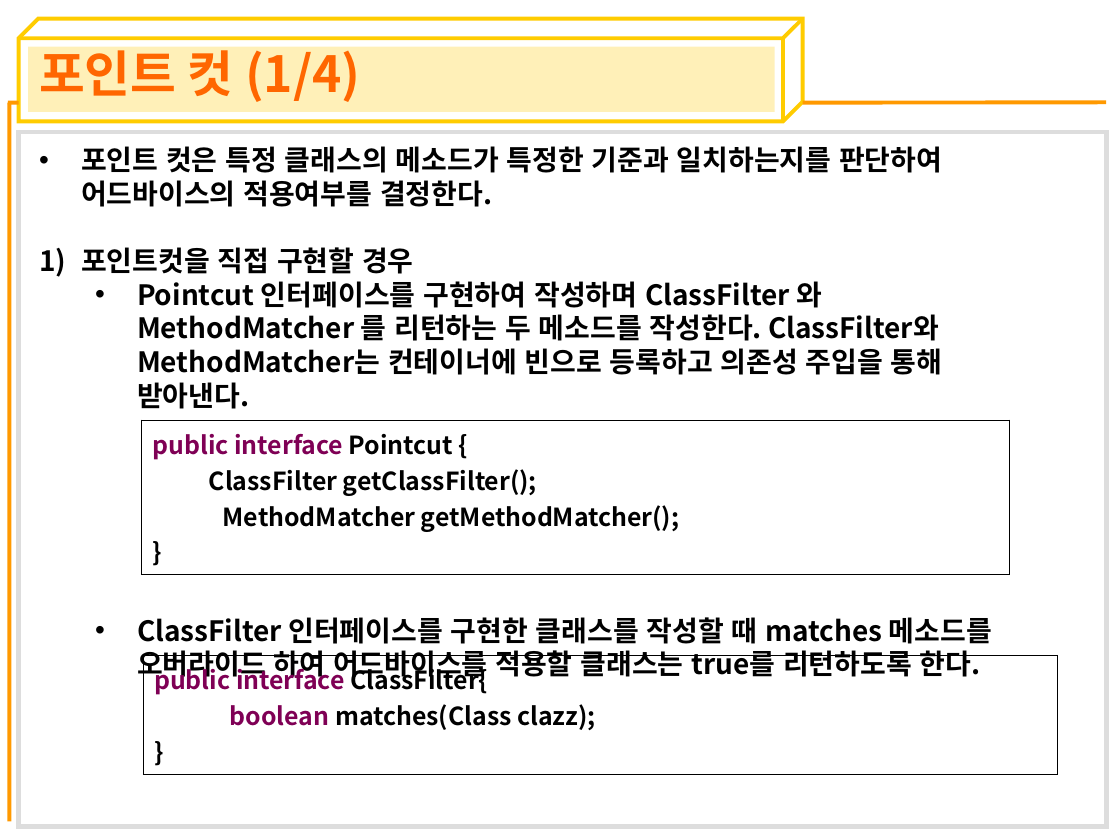
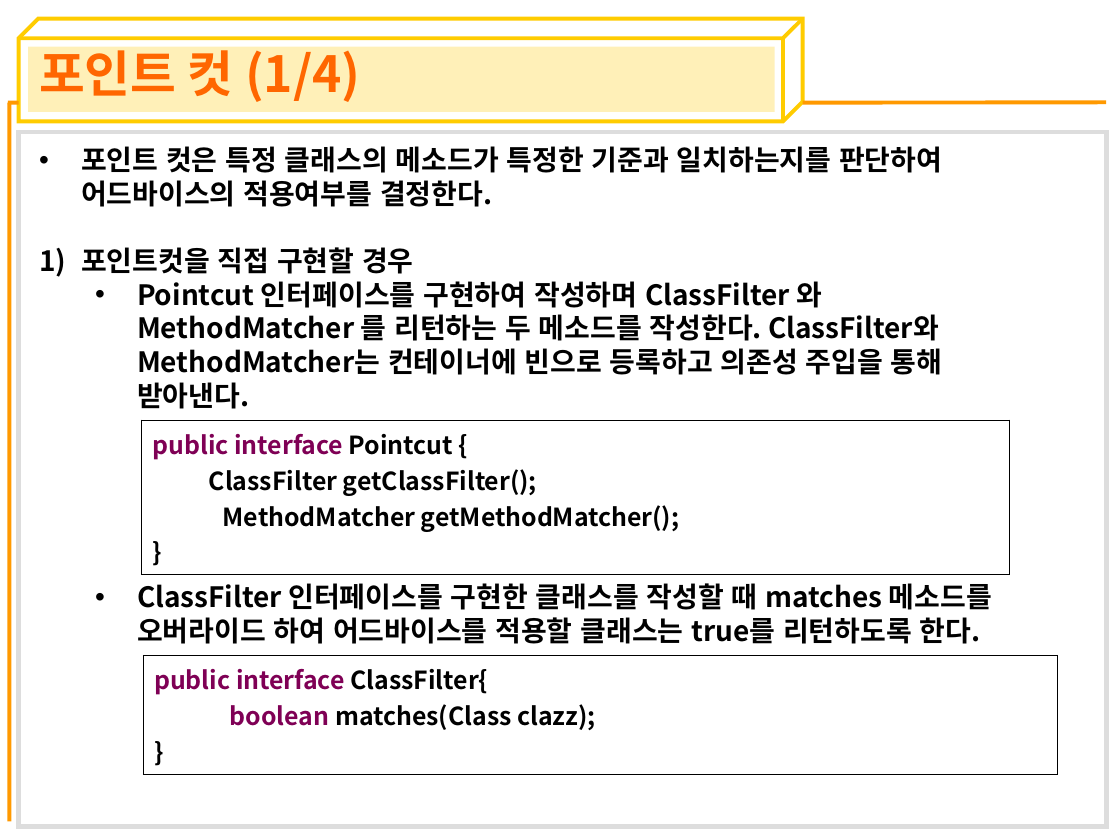
Before and after one commit to crazyjin7/sds-java-framework, a slide deck: slide 12 of FrameworkWeb/doc/PPT/03장_AOP.ppt. Drawn at 1120x840 pixels with LibreOffice and Linux fonts; fonts in the diff are those of the drawing. Boxes give left, top, right and bottom in pixels: in the first picture for what was removed or moved away, otherwise in the second. Text is boxed around its words. In the diff, an @@ line names an element or a change of style, - is before the commit and + after.

```diff
--- a/FrameworkWeb/doc/PPT/03장_AOP.ppt
+++ b/FrameworkWeb/doc/PPT/03장_AOP.ppt
@@ text "포인트 컷은 특정 클래스의 메소드가 ..." rewrapped from (81, 146, 992, 683) to (81, 146, 992, 644) @@
```
Also in this commit, not shown: 2 other slides changed, 1 other file.
